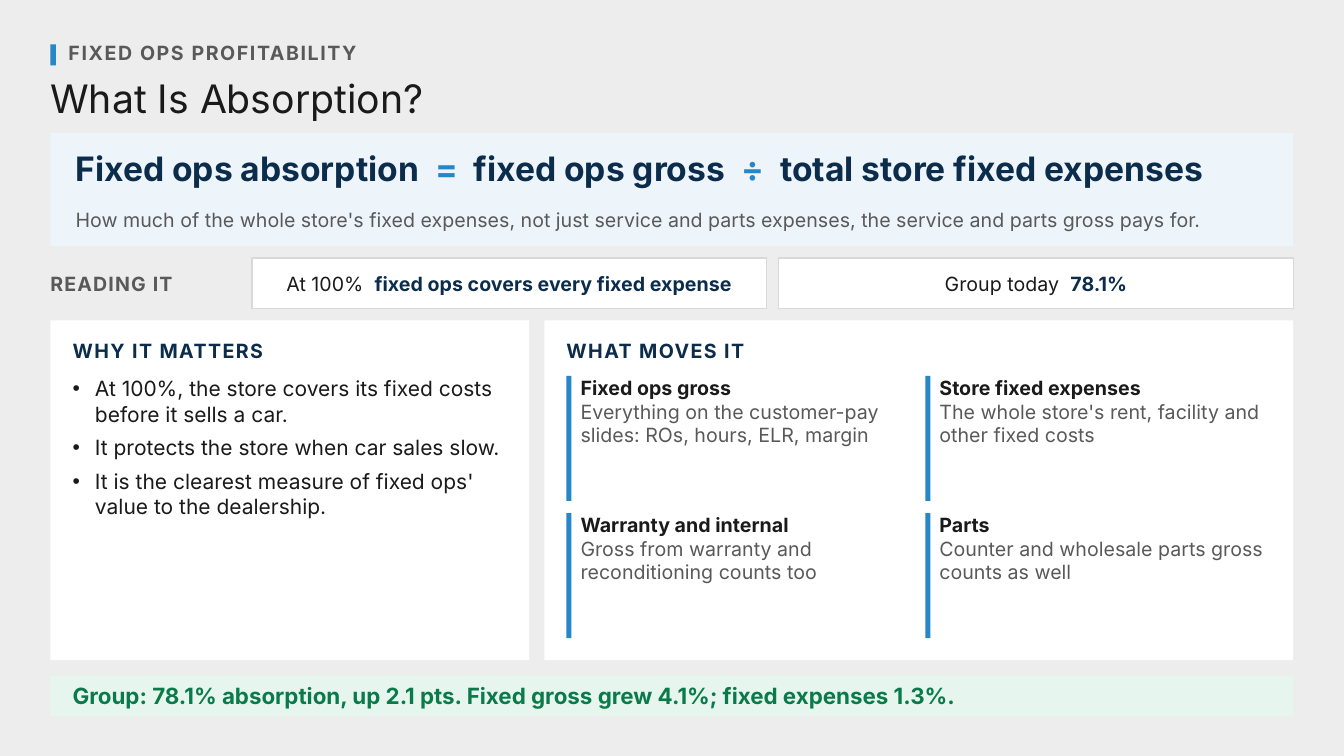
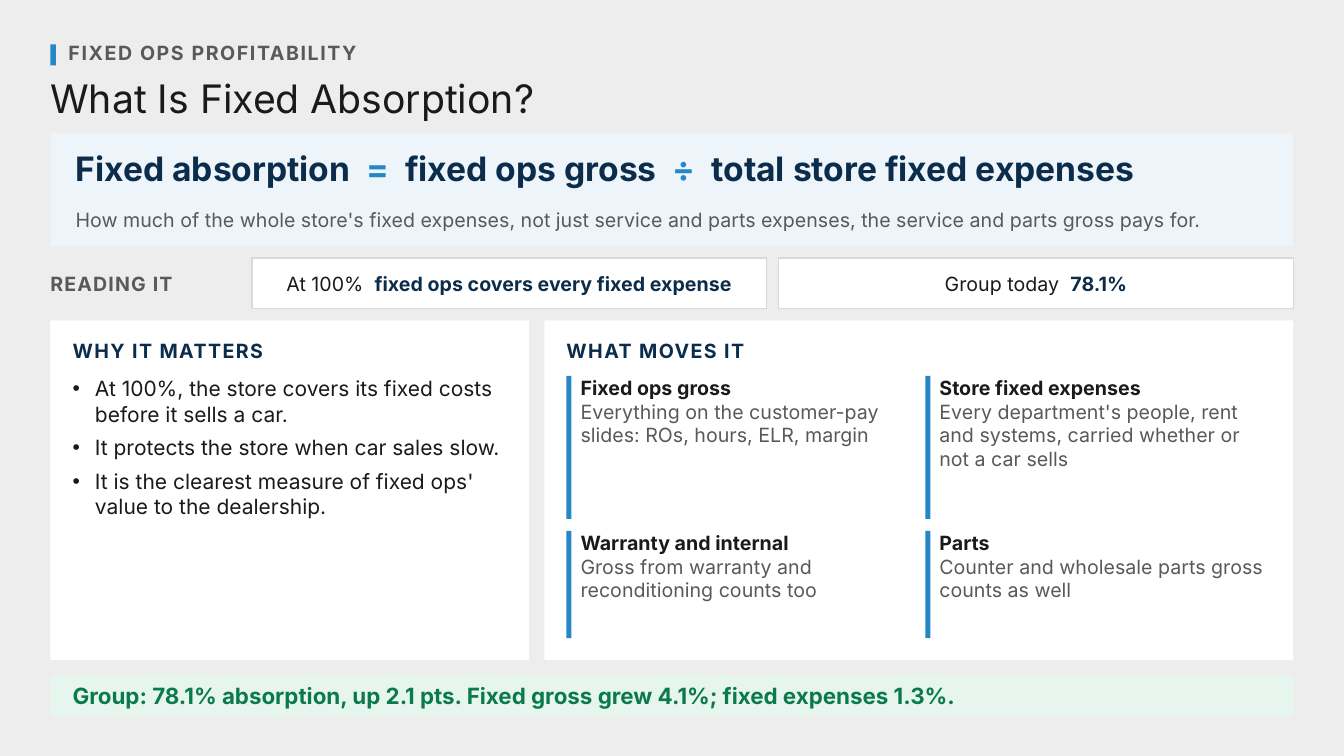
Before and after one commit to Ndresner/Noah, a slide deck: slide 25 of day2-deck/decks/Fixed Ops - Day 2 Example Test Deck.pptx (slide 20 before the commit). Drawn at 1344x756 pixels with LibreOffice and Linux fonts; fonts in the diff are those of the drawing. Boxes give left, top, right and bottom in pixels: in the first picture for what was removed or moved away, otherwise in the second. Text is boxed around its words. In the diff, an @@ line names an element or a change of style, - is before the commit and + after.

```diff
--- a/day2-deck/decks/Fixed Ops - Day 2 Example Test Deck.pptx
+++ b/day2-deck/decks/Fixed Ops - Day 2 Example Test Deck.pptx
@@ text at <box>50,83,534,121</box>: text changed @@
-What Is Absorption?
+What Is Fixed Absorption?
@@ text at <box>76,155,1135,189</box>: text changed @@
-Fixed ops absorption = fixed ops gross ÷ total store fixed expenses
+Fixed absorption = fixed ops gross ÷ total store fixed expenses
@@ rectangle: place and size @@
-rectangle at <box>567,376,572,501</box>
+rectangle at <box>567,376,572,519</box>
@@ rectangle: place and size @@
-rectangle at <box>926,376,931,501</box>
+rectangle at <box>926,376,931,519</box>
@@ text at <box>939,404,1240,466</box>: text changed @@
-The whole store's rent, facility and other fixed costs
+Every department's people, rent and systems, carried whether or not a car sells
@@ rectangle: place and size @@
-rectangle at <box>567,513,572,638</box>
+rectangle at <box>567,531,572,638</box>
@@ text "Warranty and internal": place and size @@
-text "Warranty and internal" at <box>581,517,817,583</box>
+text "Warranty and internal" at <box>581,535,817,601</box>
@@ rectangle: place and size @@
-rectangle at <box>926,513,931,638</box>
+rectangle at <box>926,531,931,638</box>
@@ text "Parts": place and size @@
-text "Parts" at <box>939,517,1263,579</box>
+text "Parts" at <box>939,535,1263,597</box>
```
Also in this commit, not shown: 6 slides added, 5 other files.
